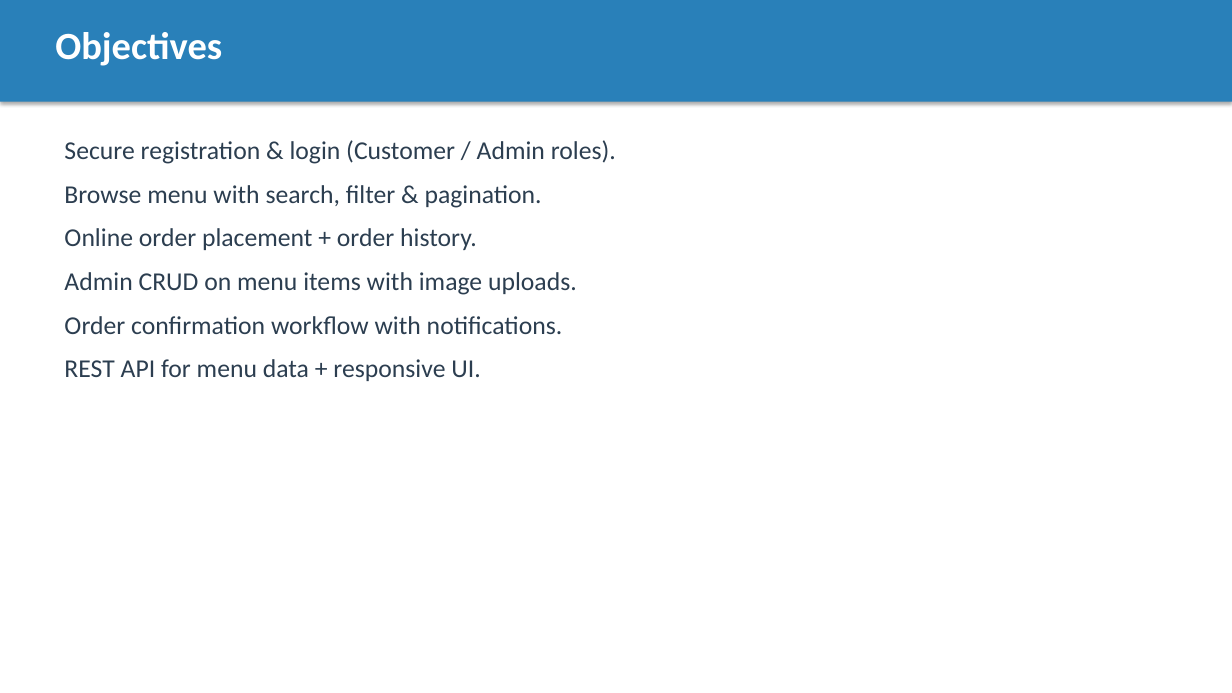
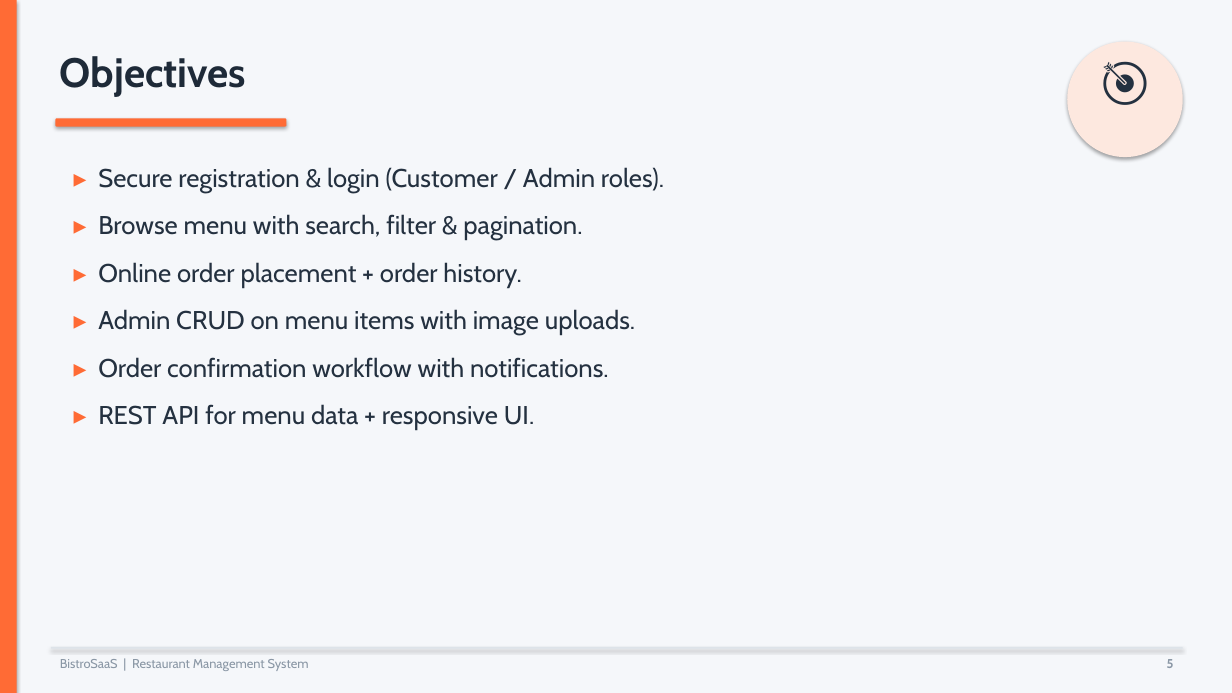
Before and after one commit to afridi-mussa/Resturant-Management-System, a slide deck: slide 5 of docs/Project_Presentation.pptx. Drawn at 1232x693 pixels with LibreOffice and Linux fonts; fonts in the diff are those of the drawing. Boxes give left, top, right and bottom in pixels: in the first picture for what was removed or moved away, otherwise in the second. Text is boxed around its words. In the diff, an @@ line names an element or a change of style, - is before the commit and + after.

```diff
--- a/docs/Project_Presentation.pptx
+++ b/docs/Project_Presentation.pptx
@@ background #FFFFFF to #F5F7FA @@
@@ rectangle removed at [0, 0, 1232, 102] @@
@@ rectangle added at [0, 0, 17, 693], fill #FF6B35 @@
@@ text "Objectives": place and size @@
-text "Objectives" at [55, 32, 222, 66]
+text "Objectives" at [60, 56, 246, 97]
@@ text "Objectives" at [60, 56, 246, 97]: size 30 to 32 pt, font Calibri to Cabin, text colour #FFFFFF to #1E2A38 @@
@@ ellipse added at [1067, 42, 1183, 157], fill #FDE8DF @@
@@ text added at [1067, 46, 1183, 152], 36 pt, text #243140 @@
+🎯
@@ rounded rectangle added at [55, 118, 287, 127], fill #FF6B35 @@
@@ text at [98, 167, 664, 430]: text changed; font Calibri to Cabin; text colour #2C3E50 to #243140 @@
-Secure registration & login (Customer / Admin roles).
-Browse menu with search, filter & pagination.
-Online order placement + order history.
-Admin CRUD on menu items with image uploads.
-Order confirmation workflow with notifications.
-REST API for menu data + responsive UI.
+▸ Secure registration & login (Customer / Admin roles).
+▸ Browse menu with search, filter & pagination.
+▸ Online order placement + order history.
+▸ Admin CRUD on menu items with image uploads.
+▸ Order confirmation workflow with notifications.
+▸ REST API for menu data + responsive UI.
@@ rectangle added at [51, 647, 1183, 649], fill #DDE3E9 @@
@@ text added at [60, 659, 309, 671], 10 pt, text #8A97A5 @@
+BistroSaaS | Restaurant Management System
@@ text added at [1167, 659, 1174, 668], 10 pt, text #8A97A5, bold @@
+5
```
Also in this commit, not shown: 19 other slides changed, 2 other files.
